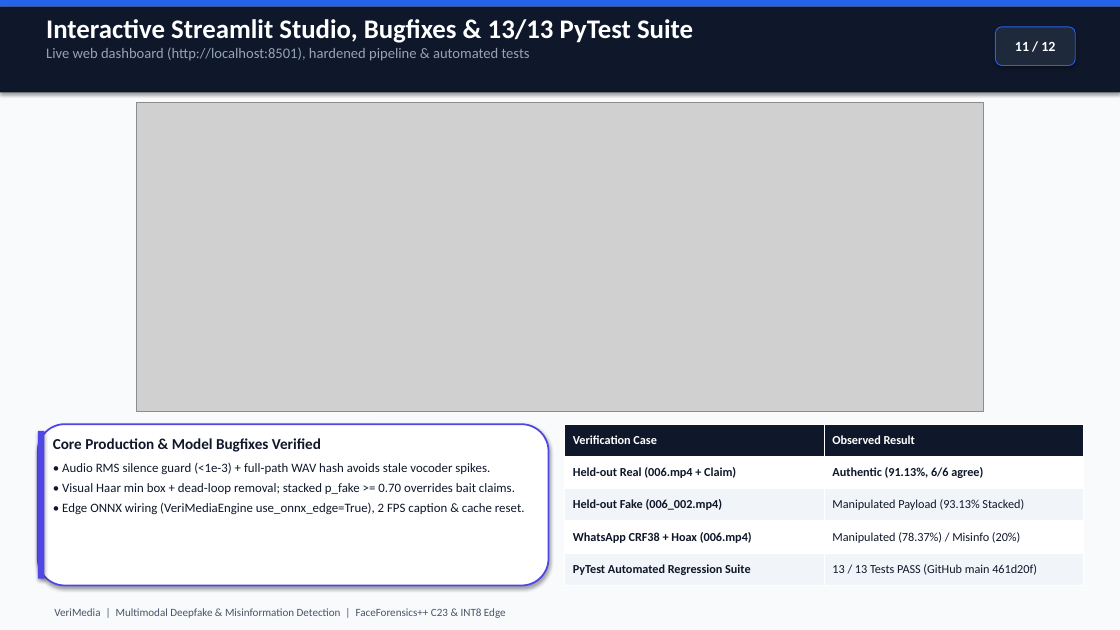
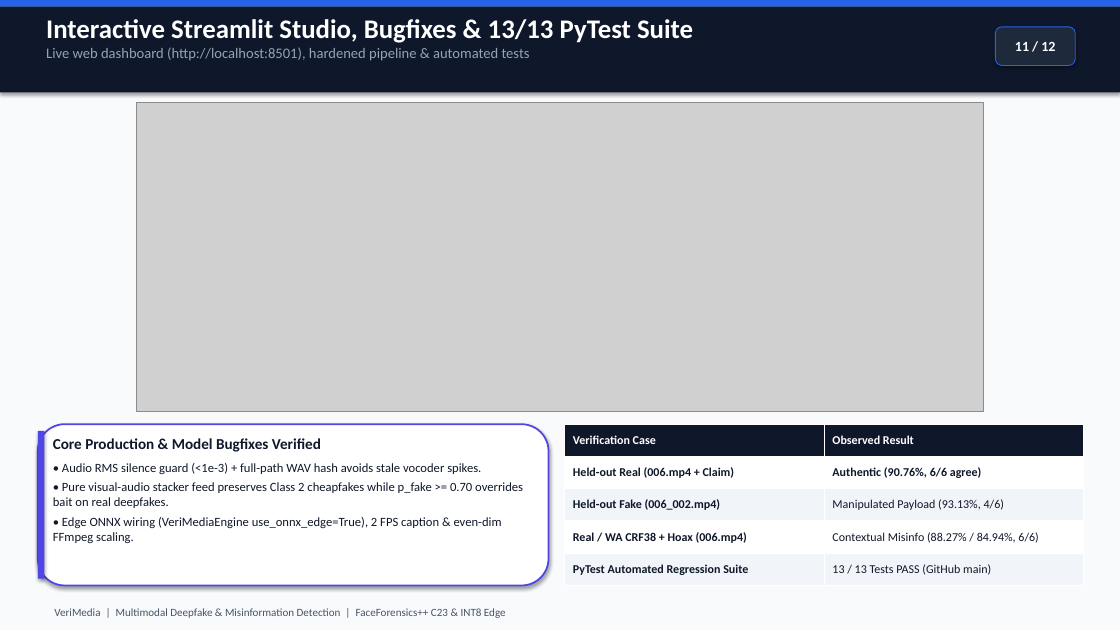
Before and after one commit to goyaljatin870/PixelProof, a slide deck: slide 11 of VeriMedia_Presentation.pptx. Drawn at 1120x630 pixels with LibreOffice and Linux fonts; fonts in the diff are those of the drawing; grey boxes stand for pictures. Boxes give left, top, right and bottom in pixels: in the first picture for what was removed or moved away, otherwise in the second. Text is boxed around its words. In the diff, an @@ line names an element or a change of style, - is before the commit and + after.

Commit message:
Decouple pure-visual stacker feed for Class 2 and sync presentation, report, PDF, and viva guide

```diff
--- a/VeriMedia_Presentation.pptx
+++ b/VeriMedia_Presentation.pptx
@@ table at <box>565,424,1084,586</box> @@
-row 2, column 2: Authentic (91.13%, 6/6 agree)
+row 2, column 2: Authentic (90.76%, 6/6 agree)
-row 3, column 2: Manipulated Payload (93.13% Stacked)
+row 3, column 2: Manipulated Payload (93.13%, 4/6)
-row 4, column 1: WhatsApp CRF38 + Hoax (006.mp4)
+row 4, column 1: Real / WA CRF38 + Hoax (006.mp4)
-row 4, column 2: Manipulated (78.37%) / Misinfo (20%)
+row 4, column 2: Contextual Misinfo (88.27% / 84.94%, 6/6)
-row 5, column 2: 13 / 13 Tests PASS (GitHub main 461d20f)
+row 5, column 2: 13 / 13 Tests PASS (GitHub main)
@@ size 10.5 to 10.3 pt in "Verification Case", "Observed Result", "Held-out Real (006.mp4 + Claim)", "Held-out Fake (006_002.mp4)" and 1 more places @@
@@ text at <box>62,463,481,474</box>: size 11 to 10.8 pt in "• Audio RMS silence guard (<1e-3) + ..." @@
@@ text at <box>53,482,523,543</box>: text changed; size 11 to 10.8 pt @@
-• Visual Haar min box + dead-loop removal; stacked p_fake >= 0.70 overrides bait claims.
-• Edge ONNX wiring (VeriMediaEngine use_onnx_edge=True), 2 FPS caption & cache reset.
+• Pure visual-audio stacker feed preserves Class 2 cheapfakes while p_fake >= 0.70 overrides bait on real deepfakes.
+• Edge ONNX wiring (VeriMediaEngine use_onnx_edge=True), 2 FPS caption & even-dim FFmpeg scaling.
```
Also in this commit, not shown: 3 other slides changed, 7 other files.
